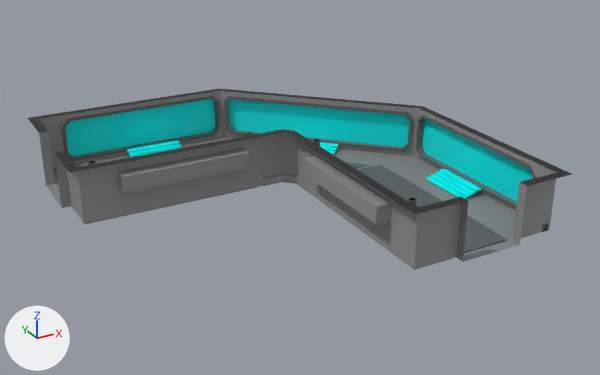
What one commit did to the FBX model Space Rescue/Assets/Art/Models/Environment/Rooms/HallwayCorner.fbx.
The view is the same before and after, from a camera (50 mm lens) standing at (-23.0, -40.5, 18.0) and looking at (-3.9, -5.9, 0.7). The axes (+X, +Y, +Z) are drawn at lower left. The lights are the same throughout. Where no turn or scale is listed for an object, it has been applied to the vertices.

In view in the first picture: 'HallwayCorner', 'HallwayCornerGlass', 'HallwayCornerStairs'.
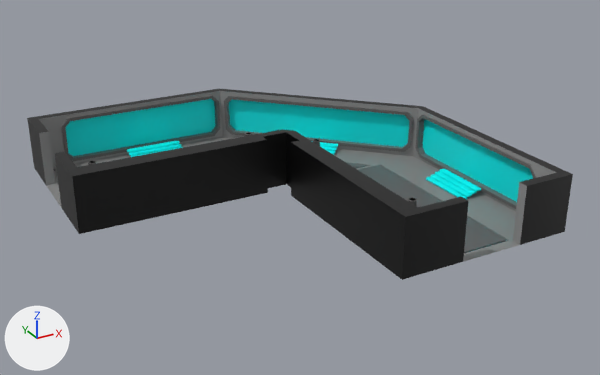
The newer file is also turned or shifted as a whole; pictures and numbers use the older file's frame.

Changed parts and their boxes [x1, y1, x2, y2] in the pictures (600 x 375 px):
'HallwayCorner', reshaped: before [28, 89, 572, 270]; after [27, 89, 573, 280]
part 1 of me_plane_012, added (black): after [27, 118, 573, 280]

Edits to the bpy script that builds the scene:
```text
Change me_plane_012:
    used by ob_hallwaycorner; location = (0.0, 0.0, 0.0)
    remove me_plane_012.from_pydata(...)  # 2259 vertices, 2079 faces; spans x -15.1..5.4, y -15.2..5.3, z -0.1..3.0
    add me_plane_012.from_pydata(...)  # 2280 vertices, 2117 faces; spans x -15.1..5.4, y -15.2..5.3, z -0.1..3.0
    me_plane_012 part 1
    8 vertices are added at x -15.1..-4.1, y -15.2..-4.2, z 0.0..3.0
    13 new vertices lie (0.0, 0.0, -3.0) away from vertices in x -15.1..5.4, y -15.2..5.3, z 3.0
    38 new faces join them
```
